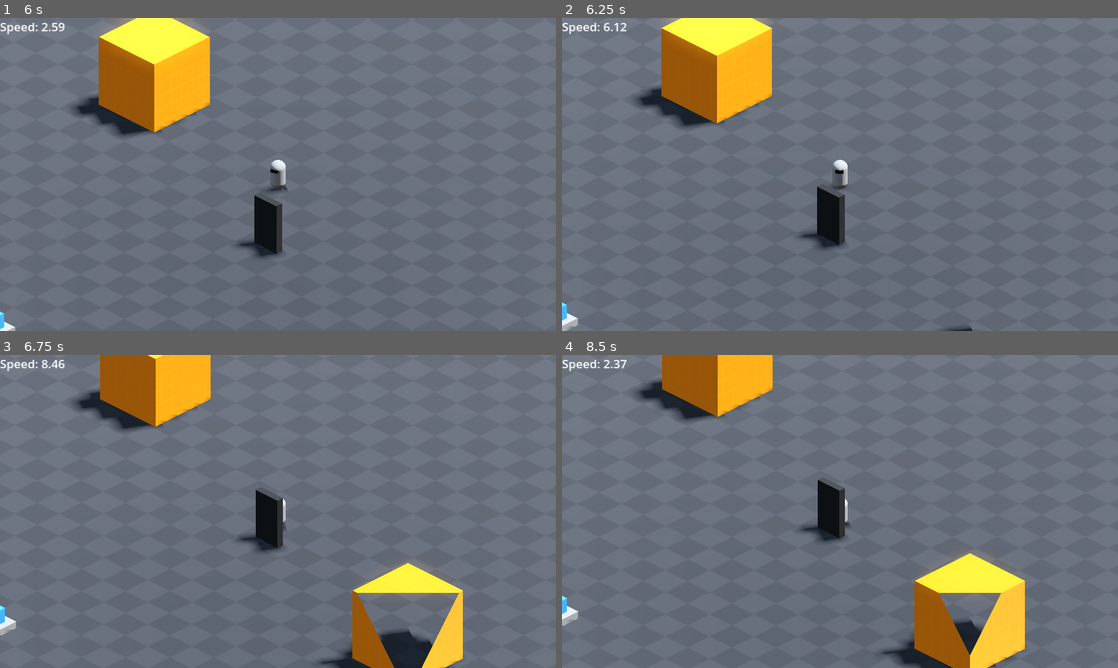
Above: before the commit, frames 1-4 (two rows, left to right).
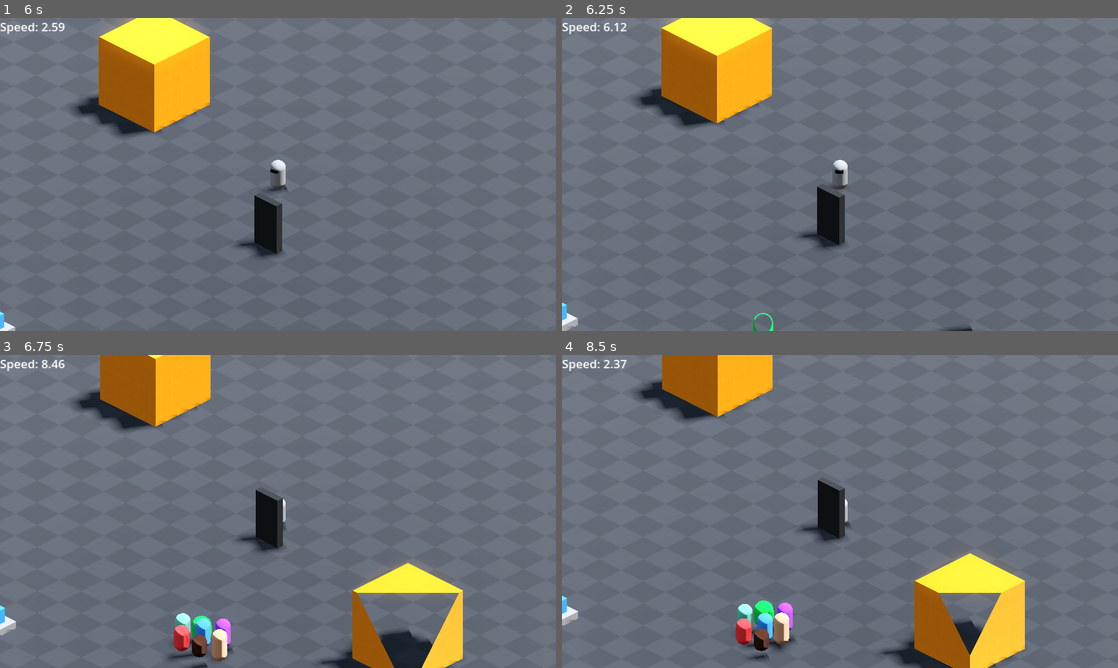
Above: after the commit, the same moments.

Repository: YordanosZt/brackeys-game-jam
Game: Godot game, scene res://UI/main_menu.tscn
Same seed, same stepped clock (60 frames per second), same inputs: the game is played once before the commit and once after it.
Inputs (mouse positions are in pixels of both pictures, inside the frame that each line leads up to):
- Up to frame 1 (6 s): click "Start" at 0.5 s; tap Enter at 1.25 s; move the mouse to (400, 158) at 1.27 s; hold D (right) 1.28-2 s; tap Backspace at 1.35 s; click (400, 158) at 1.42 s; drag from (166, 190) to (250, 237) at 2.02 s; move the mouse to (333, 105) at 2.77 s; hold D (right) 2.78-3.5 s; tap F at 2.85 s; drag from (250, 237) to (111, 127) at 3.52 s; move the mouse to (444, 221) at 4.27 s; hold A (left) 4.28-5 s; tap Z at 4.35 s; drag from (111, 127) to (194, 96) at 5.02 s; move the mouse to (305, 174) at 5.77 s; hold S (down) from 5.78 s (still down); tap Delete at 5.85 s; click (305, 174) at 5.92 s
- Up to frame 2 (6.25 s): keep holding S (down)
- Up to frame 3 (6.75 s): release S (down) at 6.5 s; drag from (194, 433) to (166, 527) at 6.52 s
- Up to frame 4 (8.5 s): move the mouse to (962, 495) at 7.27 s; hold W (up) 7.28-8 s; tap Enter at 7.35 s; drag from (728, 527) to (812, 574) at 8.02 s

Frame 1 is identical in both runs. In frame 2, less than 0.1% of the frame differs, in the area x 34-38%, y 94-100%; in frame 3, 1.3%; in frame 4, 1.4%, in the area x 31-43%, y 78-98%.

Commit message:
Add crowd obstacle

Diff:
--- /dev/null
+++ b/Entities/Obstacles/Crowd/crowd.gd
@@ -0,0 +1,22 @@
+extends Area3D
+
+var rand_freq: Array[float]
+var rand_amp: Array[float]
+
+var crowd_count: int
+var time: float = 0.0
+
+@onready var meshes: Node3D = $Meshes
+
+func _ready():
+	crowd_count = meshes.get_child_count()
+
+	for i in crowd_count:
+		rand_freq.append(randf_range(10.0, 20.0))
+		rand_amp.append(randf_range(0.1, 0.5))
+
+func _process(delta: float) -> void:
+	for i in crowd_count:
+		meshes.get_child(i).global_position.y = 1.8 + rand_amp[i] * sin(time * rand_freq[i])
+
+	time += delta
--- /dev/null
+++ b/Entities/Obstacles/Crowd/crowd.tscn
@@ -0,0 +1,89 @@
+[gd_scene load_steps=15 format=3 uid="uid://e8nmx38dxnlj"]
+
+[ext_resource type="Script" path="res://Entities/Obstacles/Crowd/crowd.gd" id="1_se4ye"]
+
+[sub_resource type="StandardMaterial3D" id="StandardMaterial3D_8weqj"]
+albedo_color = Color(0.24, 0.582, 1, 1)
+
+[sub_resource type="CapsuleMesh" id="CapsuleMesh_g5mca"]
+
+[sub_resource type="StandardMaterial3D" id="StandardMaterial3D_oatbf"]
+albedo_color = Color(0, 0.839085, 0.241516, 1)
+
+[sub_resource type="CapsuleMesh" id="CapsuleMesh_fqogt"]
+radius = 0.64
+height = 1.81
+
+[sub_resource type="StandardMaterial3D" id="StandardMaterial3D_0on3b"]
+albedo_color = Color(0.62, 0.24, 1, 1)
+
+[sub_resource type="StandardMaterial3D" id="StandardMaterial3D_5g5p3"]
+albedo_color = Color(0.867669, 0.639922, 0.480239, 1)
+
+[sub_resource type="CapsuleMesh" id="CapsuleMesh_cbmnq"]
+height = 2.2
+
+[sub_resource type="StandardMaterial3D" id="StandardMaterial3D_2e7lx"]
+albedo_color = Color(0.245734, 0.106922, 8.42288e-08, 1)
+
+[sub_resource type="CapsuleMesh" id="CapsuleMesh_rbud4"]
+height = 1.5
+
+[sub_resource type="StandardMaterial3D" id="StandardMaterial3D_4c0qk"]
+albedo_color = Color(1, 0.24, 0.24, 1)
+
+[sub_resource type="CapsuleMesh" id="CapsuleMesh_m41q8"]
+height = 1.8
+
+[sub_resource type="StandardMaterial3D" id="StandardMaterial3D_hgwk3"]
+albedo_color = Color(0.408164, 0.778423, 0.66026, 1)
+
+[sub_resource type="BoxShape3D" id="BoxShape3D_vti46"]
+size = Vector3(4.25, 2, 4.25)
+
+[node name="Crowd" type="Area3D"]
+script = ExtResource("1_se4ye")
+
+[node name="Meshes" type="Node3D" parent="."]
+
+[node name="Person1" type="MeshInstance3D" parent="Meshes"]
+transform = Transform3D(1, 0, 0, 0, 1, 0, 0, 0, 1, 0, 1, 0)
+material_override = SubResource("StandardMaterial3D_8weqj")
+mesh = SubResource("CapsuleMesh_g5mca")
+
+[node name="Person2" type="MeshInstance3D" parent="Meshes"]
+transform = Transform3D(1, 0, 0, 0, 1, 0, 0, 0, 1, -1.00995, 0.911734, -0.891136)
+material_override = SubResource("StandardMaterial3D_oatbf")
+mesh = SubResource("CapsuleMesh_fqogt")
+
+[node name="Person3" type="MeshInstance3D" parent="Meshes"]
+transform = Transform3D(1, 0, 0, 0, 1, 0, 0, 0, 1, 0.534681, 1, -1.27729)
+material_override = SubResource("StandardMaterial3D_0on3b")
+mesh = SubResource("CapsuleMesh_g5mca")
+
+[node name="Person4" type="MeshInstance3D" parent="Meshes"]
+transform = Transform3D(1, 0, 0, 0, 1, 0, 0, 0, 1, 1.42582, 1.10431, -0.0742613)
+material_override = SubResource("StandardMaterial3D_5g5p3")
+mesh = SubResource("CapsuleMesh_cbmnq")
+
+[node name="Person5" type="MeshInstance3D" parent="Meshes"]
+transform = Transform3D(1, 0, 0, 0, 1, 0, 0, 0, 1, 1.08891, 0.751844, 1.41097)
+material_override = SubResource("StandardMaterial3D_2e7lx")
+mesh = SubResource("CapsuleMesh_rbud4")
+
+[node name="Person6" type="MeshInstance3D" parent="Meshes"]
+transform = Transform3D(1, 0, 0, 0, 1, 0, 0, 0, 1, -0.608944, 0.903687, 1.307)
+material_override = SubResource("StandardMaterial3D_4c0qk")
+mesh = SubResource("CapsuleMesh_m41q8")
+
+[node name="Person7" type="MeshInstance3D" parent="Meshes"]
+transform = Transform3D(1, 0, 0, 0, 1, 0, 0, 0, 1, -1.48523, 1, 0.32675)
+material_override = SubResource("StandardMaterial3D_hgwk3")
+mesh = SubResource("CapsuleMesh_g5mca")
+
+[node name="CollisionShape3D" type="CollisionShape3D" parent="."]
+transform = Transform3D(1, 0, 0, 0, 1, 0, 0, 0, 1, 0, 1, 0)
+shape = SubResource("BoxShape3D_vti46")
+
+[node name="Camera3D" type="Camera3D" parent="."]
+transform = Transform3D(1, 0, 0, 0, 0.961262, 0.275637, 0, -0.275637, 0.961262, 0, 2.26, 5.454)
--- a/Scenes/world.tscn
+++ b/Scenes/world.tscn
@@ -6,6 +6,7 @@
 [ext_resource type="Texture2D" uid="uid://yaffm40y2efa" path="res://Assets/Textures/Prototype/Orange/texture_06.png" id="3_lmven"]
 [ext_resource type="PackedScene" uid="uid://brb6rjd4g0cng" path="res://Reusables/Item/delivery_item.tscn" id="4_a2wja"]
 [ext_resource type="PackedScene" uid="uid://cnu1ovuvexvsk" path="res://Reusables/Triggers/delivery_place.tscn" id="5_jyu0a"]
+[ext_resource type="PackedScene" uid="uid://e8nmx38dxnlj" path="res://Entities/Obstacles/Crowd/crowd.tscn" id="7_v5sha"]
 
 [sub_resource type="ProceduralSkyMaterial" id="ProceduralSkyMaterial_6uwx3"]
 sky_horizon_color = Color(0.64625, 0.65575, 0.67075, 1)
@@ -252,3 +253,6 @@
 theme_override_constants/outline_size = 120
 theme_override_font_sizes/font_size = 141
 text = "Game Paused!"
+
+[node name="Crowd" parent="." instance=ExtResource("7_v5sha")]
+transform = Transform3D(1, 0, 0, 0, 1, 0, 0, 0, 1, 25, 0.510895, 6)
Not shown: 1 places in Scenes/world.tscn that only renumber resources
Not shown, changed: kanban_tasks_data.kanban
